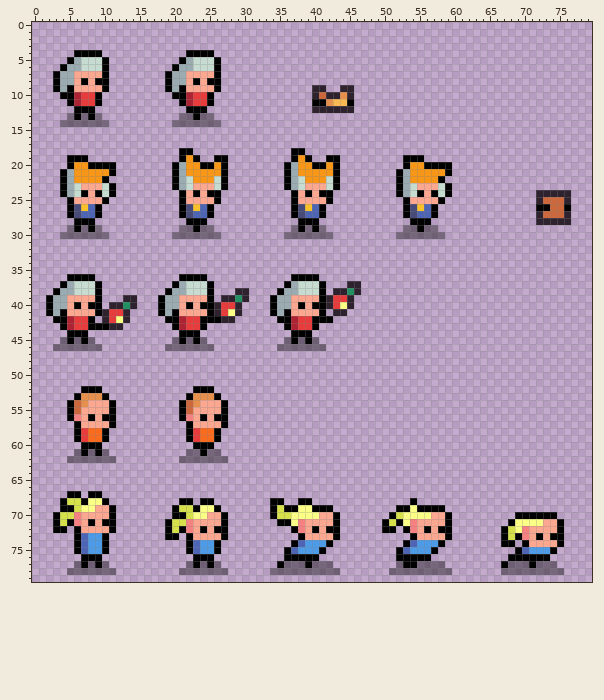
Pixel-art file -- Projects/TastyRoad/Assets/Sprites/character.aseprite. The picture above is the old version.
80x80 pixels, 1 frame.
Once edited:
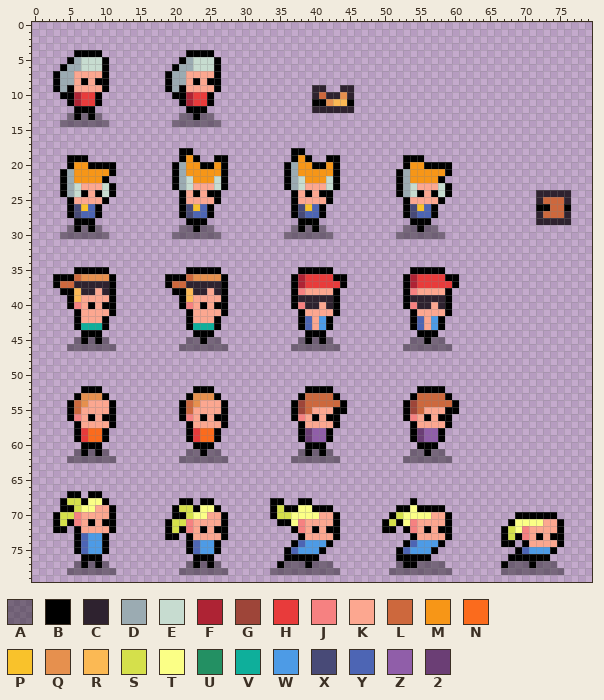
Palette (. is transparent): A #00000064  B #000000  C #2e222f  D #9babb2  E #c7dcd0  F #ae2334  G #9e4539  H #e83b3b  J #f68181  K #fca790  L #cd683d  M #f79617  N #fb6b1d  P #f9c22b  Q #e6904e  R #fbb954  S #d5e04b  T #fbff86  U #239063  V #0eaf9b  W #4d9be6  X #484a77  Y #4d65b4  Z #905ea9  2 #6b3e75
What changed:
y 35: x 6..10 ..... -> BBBBB; x 22..26 ..... -> BBBBB; x 38..42 ..... -> BBBBB; x 54..58 ..... -> BBBBB
y 36: x 3..4 .. -> BB; x 6..11 BBB... -> LQQQQB; x 19..20 .. -> BB; x 22..27 BBB... -> LQQQQB; x 38..44 BBB.... -> FHHHHBB; x 53..60 ........ -> BFHHHHBB
y 37: x 3..11 .BDEEEB.. -> BLLCCCCCB; x 19..27 .BDEEEB.. -> BLLCCCCCB; x 36..46 BDEEEB...CC -> .BFHHHHHB..; x 53..60 ........ -> BFHHHHHB
y 38: x 3..11 BDDEEEB.. -> .BBRCCKCB; x 19..27 BDDEEEB.. -> .BBRCCKCB; x 29..30 CC -> ..; x 35..46 BDDEEEB.CCUC -> ..BJKKKKB...; x 53..59 ....... -> BJKKKKB
y 39: x 2..6 BDDKK -> ...BR; x 9..11 B.. -> KKB; x 13..14 CC -> ..; x 18..22 BDDKK -> ...BR; x 25..30 B.CCUC -> KKB...; x 34..41 BDDKKKKB -> ...BCCCC; x 43..45 HHC -> B..; x 53..59 ....... -> BCCCCCB
y 40: x 2..6 BDDKB -> ...BJ; x 9..14 B.CCUC -> KBB...; x 18..22 BDDKB -> ...BJ; x 25..29 BCHHC -> KBB..; x 34..41 BDDKBKBB -> ...BJCCK; x 43..45 HTC -> B..; x 53..59 ....... -> BJCCKCB
y 41: x 2..6 BDBKK -> ....B; x 9..13 BCHHC -> KKB..; x 18..22 BDBKK -> ....B; x 25..29 BCHTC -> KKB..; x 34..38 BDBKK -> ....B; x 41..44 B.CC -> KKB.; x 54..59 ...... -> BKKKKB
y 42: x 3..13 BBFHHB.CHTC -> ...BKKKB...; x 19..25 BBFHHBB -> ...BKKK; x 27..28 CC -> ..; x 35..41 BBFHHBB -> ...BYKW; x 54..58 ..... -> BYKWB
y 43: x 4..9 BFHHBB -> ..BVVV; x 11..12 CC -> ..; x 20..26 BFHHB.. -> ..BVVVB; x 36..42 BFHHB.. -> ..BYKWB; x 54..58 ..... -> BYKWB
y 44: x 5..6 BB -> ..; x 8..9 .. -> BB; x 21..22 BB -> ..; x 24..25 .. -> BB; x 37..38 BB -> ..; x 40..41 .. -> BB; x 55..57 ... -> BBB
y 45: x 4..5 AB -> ..; x 9..10 .. -> BA; x 20..21 AB -> ..; x 23..26 BA.. -> ABAA; x 36..37 AB -> ..; x 41..42 .. -> BA; x 54..58 ..... -> AABAA
y 46: x 3..4 AA -> ..; x 10..11 .. -> AA; x 19..20 AA -> ..; x 26..27 .. -> AA; x 35..36 AA -> ..; x 42..43 .. -> AA; x 53..59 ....... -> AAAAAAA
y 52: x 39..42 .... -> BBBB; x 55..58 .... -> BBBB
y 53: x 38..43 ...... -> BLLLLB; x 54..59 ...... -> BLLLLB
y 54: x 37..44 ........ -> BGLLLLLB; x 53..60 ........ -> BGLLLLLB
y 55: x 37..44 ........ -> BGLKKKBB; x 53..60 ........ -> BGLKKKBB
y 56: x 37..43 ....... -> BJKBKBB; x 53..59 ....... -> BJKBKBB
y 57: x 38..43 ...... -> BKKKKB; x 54..59 ...... -> BKKKKB
y 58..59: x 38..42 ..... -> B2ZZB; x 54..58 ..... -> B2ZZB
y 60: x 39..41 ... -> BBB; x 55..57 ... -> BBB
y 61: x 38..42 ..... -> ABABA; x 54..58 ..... -> AABAA
y 62: x 37..43 ....... -> AAAAAAA; x 53..59 ....... -> AAAAAAA
